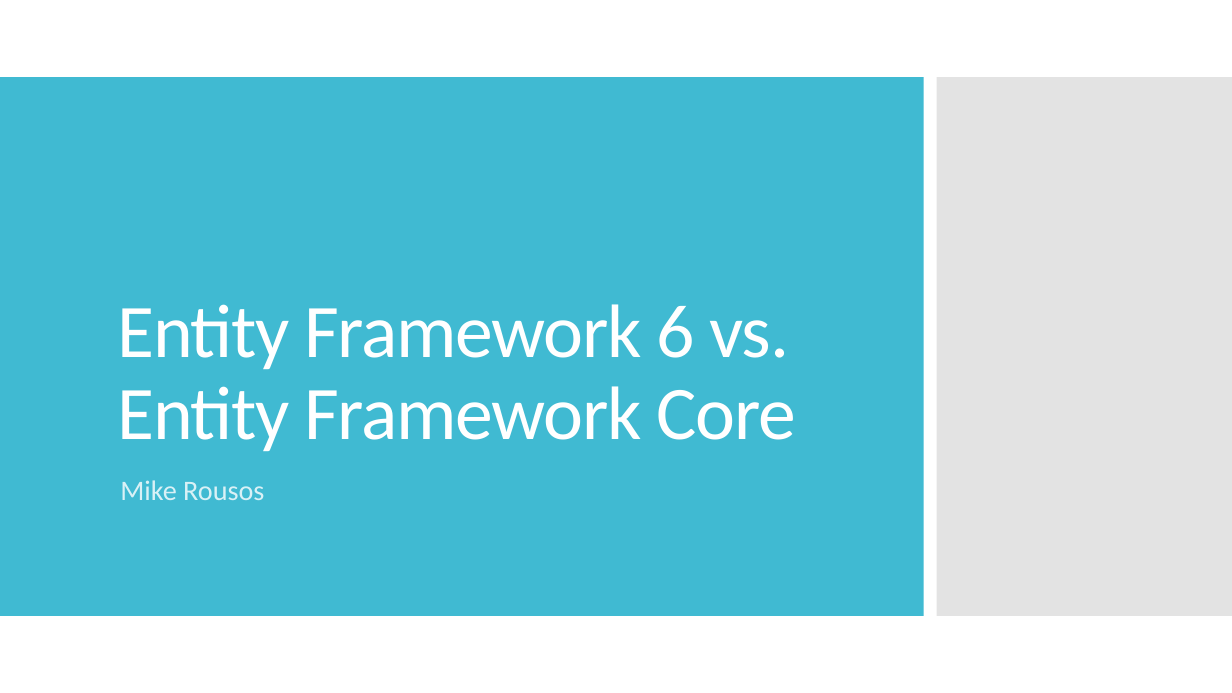
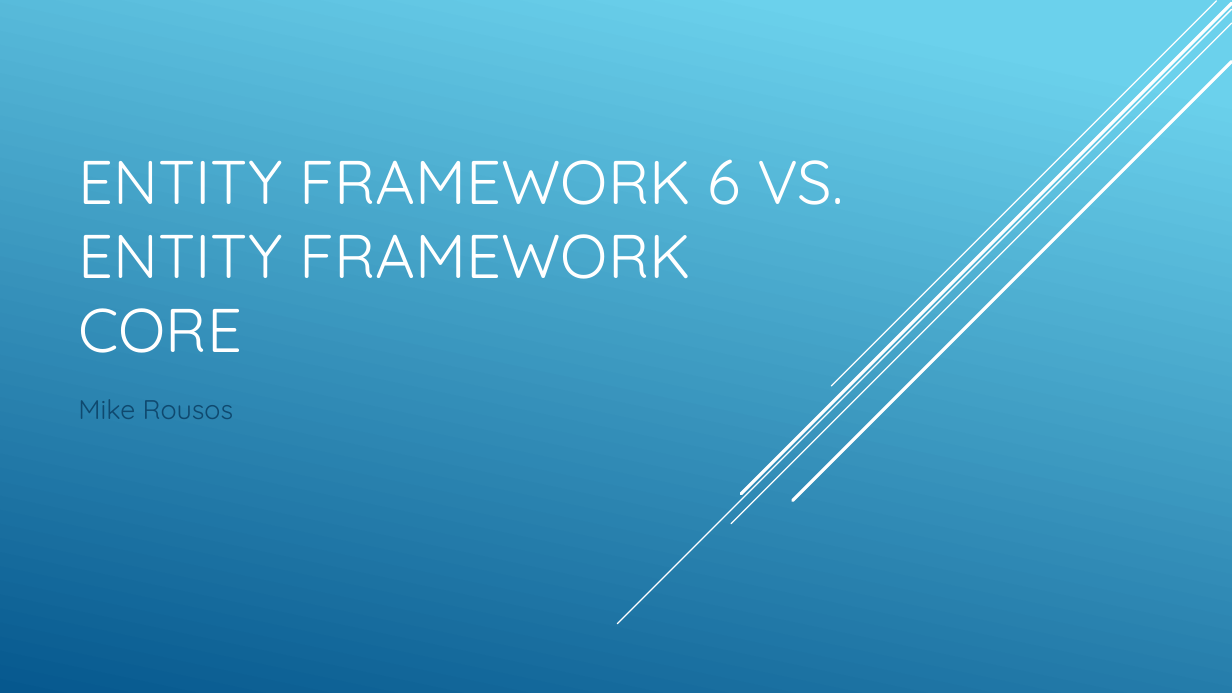
Before and after one commit to mjrousos/aspnetcore-workshop, a slide deck: slide 1 of Slides/EF6 vs EFCore.pptx. Drawn at 1232x693 pixels with LibreOffice and Linux fonts; fonts in the diff are those of the drawing. Boxes give left, top, right and bottom in pixels: in the first picture for what was removed or moved away, otherwise in the second. Text is boxed around its words. In the diff, an @@ line names an element or a change of style, - is before the commit and + after.

Commit message:
Update EF slides to match the style of other decks

```diff
--- a/Slides/EF6 vs EFCore.pptx
+++ b/Slides/EF6 vs EFCore.pptx
@@ background #FFFFFF to gradient #6ED2EB to #06588E @@
@@ line added from (1232, 9) to (617, 624), #FFFFFF 1 pt @@
@@ line added from (1232, 23) to (731, 524), #FFFFFF 1 pt @@
@@ line added from (1232, 4) to (741, 494), #FFFFFF 2.5 pt @@
@@ line added from (1216, 1) to (832, 386), #FFFFFF 1 pt @@
@@ rectangle removed at [0,77,924,616] @@
@@ line added from (1232, 62) to (793, 501), #FFFFFF 2.5 pt @@
@@ rectangle removed at [937,77,1232,616] @@
@@ title at [78,159,844,353]: text changed; size 59 to 48 pt; font Calibri to Quicksand @@
-Entity Framework 6 vs. Entity Framework Core
+ENTITY FRAMEWORK 6 VS. ENTITY FRAMEWORK CORE
@@ subtitle "Mike Rousos": place and size @@
-subtitle "Mike Rousos" at [120,480,264,500]
+subtitle "Mike Rousos" at [78,399,234,419]
@@ subtitle "Mike Rousos" at [78,399,234,419]: size 22 to 21 pt, font Calibri to Quicksand, text colour #D9F1F6 to #0F496F; line spacing 0.9 to 1; less space between paragraphs @@
```
Also in this commit, not shown: 2 other slides changed.
